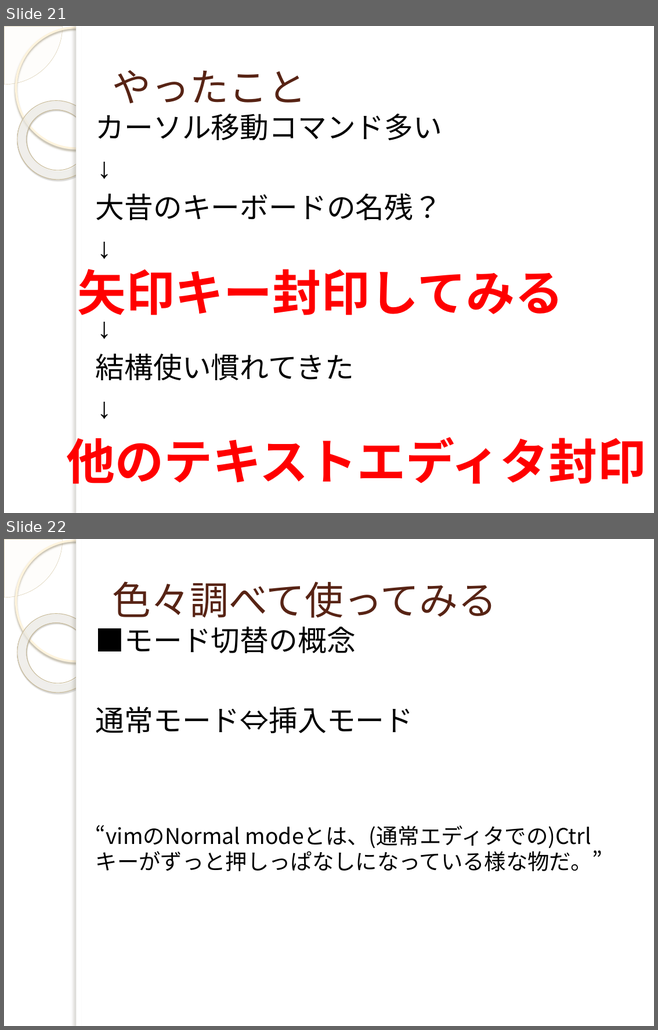
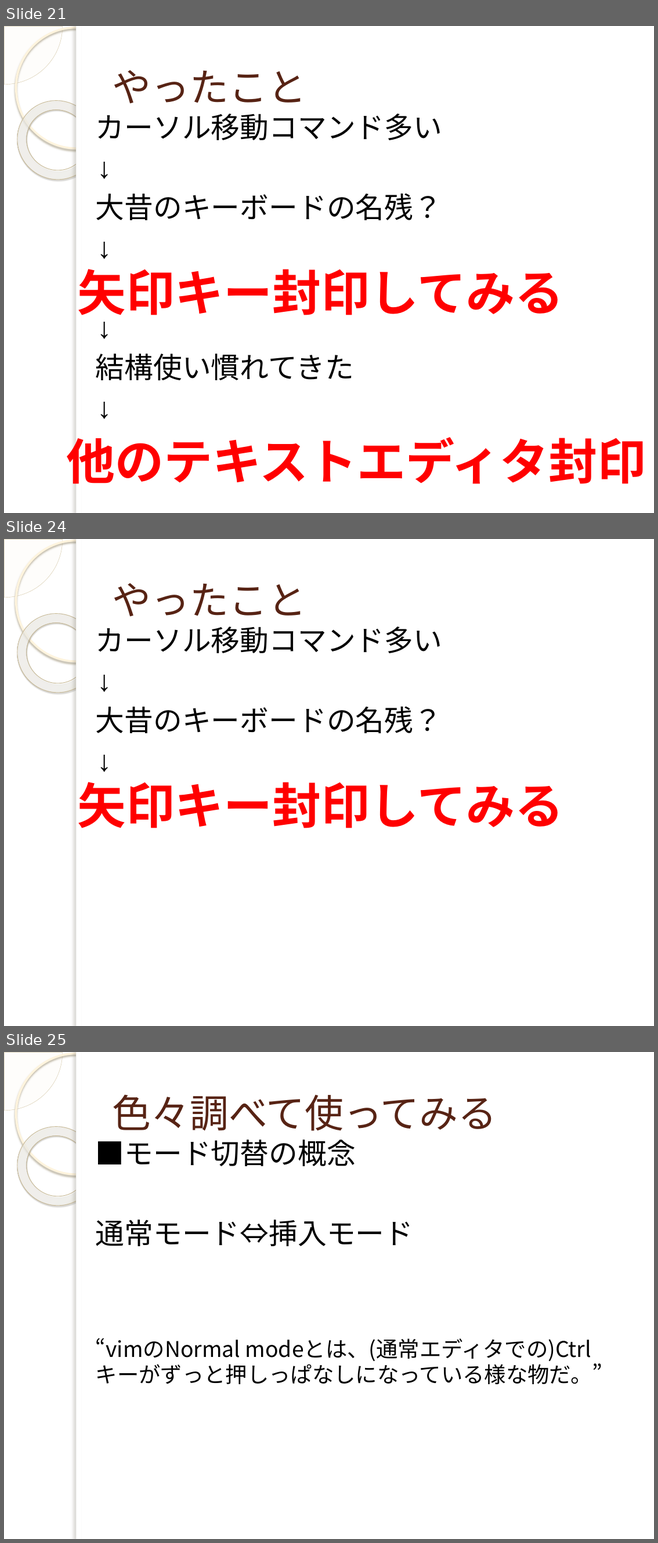
Before and after one commit to yuridonus/FEstudy, a slide deck: vimmer.pptx. Shown one above the other, each under a label of ours: slides 21 and 22 before the commit, slides 21, 24 and 25 after it; the slides between them are not shown. The pictures are 658x1030 and 658x1543 pixels, drawn with LibreOffice and Linux fonts; fonts in the diff are those of the drawing; background and template pictures are left out. Boxes give left, top, right and bottom in pixels: in the first picture for what was removed or moved away, otherwise in the second. Text is boxed around its words. In the diff, an @@ line names an element or a change of style, - is before the commit and + after.

```diff
--- a/vimmer.pptx
+++ b/vimmer.pptx
@@ slide 24 added at [4, 539, 654, 1026], background picture (left out); not listed: 5 template elements that a slide beside it also shows @@
@@ title added at [112, 583, 306, 617], 43 pt, text #572314 @@
+やったこと
@@ text added at [96, 627, 442, 733], 32 pt, text #000000 @@
+カーソル移動コマンド多い
+↓
+大昔のキーボードの名残？
+↓
@@ text added at [78, 782, 563, 828], 54 pt, text #FF0000, bold @@
+矢印キー封印してみる
@@ what was slide 22 is now slide 25 @@
```
Also in this commit, not shown: 2 other slides added.
